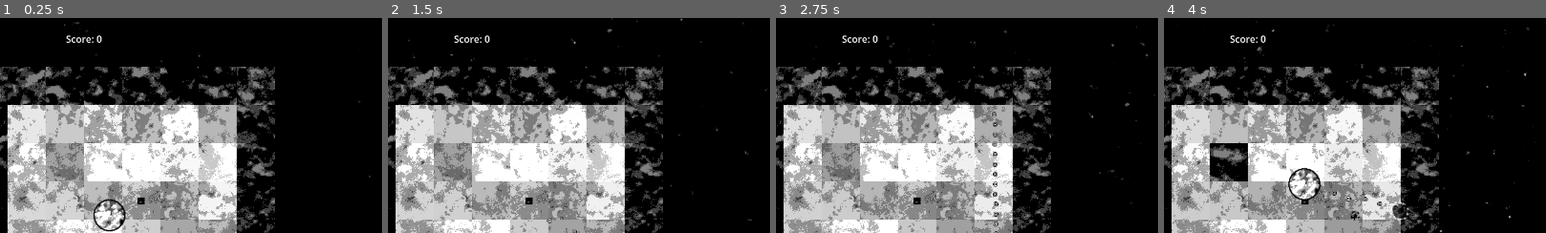
Above: before the commit, frames 1-4 (left to right).
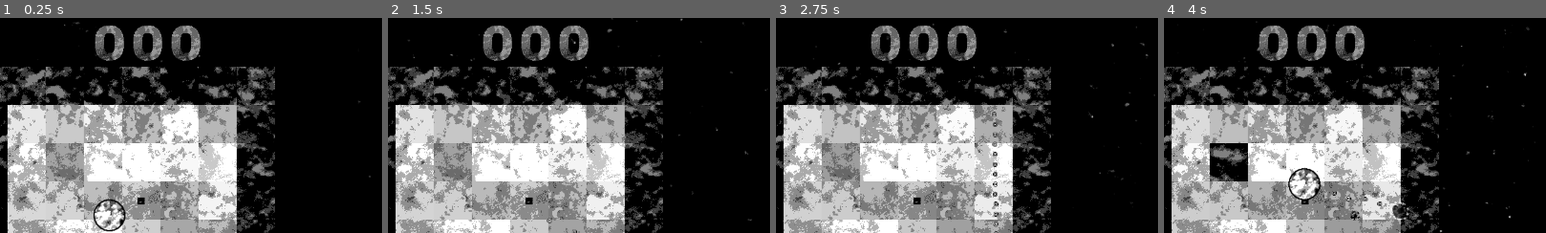
Above: after the commit, the same moments.

Repository: Indivicivet/ludumdare54
Game: Godot game, scene res://ludumdare54.tscn
Same seed, same stepped clock (60 frames per second), same inputs: the game is played once before the commit and once after it.
Inputs (mouse positions are % of the whole screen's width and height, from its top left):
- Up to frame 1 (0.25 s): no input
- Up to frame 2 (1.5 s): move the mouse to (72, 45) at 0.52 s; press the mouse at (72, 45) at 0.53 s; hold Right (right) 0.53-1.28 s; move the mouse to (30, 55) at 1.27 s; release the mouse at (30, 55) at 1.28 s; hold Down (down) from 1.28 s (still down); click (30, 55) at 1.35 s
- Up to frame 3 (2.75 s): move the mouse to (60, 28) at 2.02 s; release Down (down) at 2.03 s; press the mouse at (60, 28) at 2.03 s; hold Right (right) from 2.03 s (still down)
- Up to frame 4 (4 s): move the mouse to (45, 70) at 2.77 s; release Right (right) at 2.78 s; release the mouse at (45, 70) at 2.78 s; hold Up (up) 2.78-3.53 s; click (45, 70) at 2.85 s; move the mouse to (80, 65) at 3.52 s; press the mouse at (80, 65) at 3.53 s; hold Left (left) from 3.53 s (still down)
The pictures show only the part of the screen within x 31-81%, y 4-54%; the shares and areas given below are measured in that part.

The runs differ from the first frame. In frame 1, 2.7% of the frame differs, in the area x 17-53%, y 3-20%; in frame 2, 2.7%; in frame 3, 2.7%; in frame 4, 2.7%.

Commit message:
much better score display

Diff:
--- a/score.tscn
+++ b/score.tscn
@@ -1,13 +1,18 @@
-[gd_scene load_steps=2 format=3 uid="uid://d2mwe78xq0kar"]
+[gd_scene load_steps=3 format=3 uid="uid://d2mwe78xq0kar"]
 
 [ext_resource type="Script" path="res://scripts/score.gd" id="1_pwfah"]
+[ext_resource type="Texture2D" uid="uid://do2wo51nwtb7b" path="res://graphics/font/font0__P2000288.png" id="2_5jkmq"]
 
 [node name="score" type="Node2D"]
 script = ExtResource("1_pwfah")
 
-[node name="RichTextLabel" type="RichTextLabel" parent="."]
-offset_left = -136.0
-offset_top = -19.0
-offset_right = 141.0
-offset_bottom = 21.0
-text = "Score: 0"
+[node name="digits" type="Sprite2D" parent="."]
+position = Vector2(64, 0)
+texture = ExtResource("2_5jkmq")
+
+[node name="tens" type="Sprite2D" parent="."]
+texture = ExtResource("2_5jkmq")
+
+[node name="hundreds" type="Sprite2D" parent="."]
+position = Vector2(-64, 0)
+texture = ExtResource("2_5jkmq")
--- a/scripts/score.gd
+++ b/scripts/score.gd
@@ -4,5 +4,25 @@
 var score = 0
 
 
+@onready var digits = get_node("digits")
+@onready var tens = get_node("tens")
+@onready var hundreds = get_node("hundreds")
+
+@onready var font_digits = [
+	preload("res://graphics/font/font0__P2000288.png"),
+	preload("res://graphics/font/font1__P2000288.png"),
+	preload("res://graphics/font/font2__P2000288.png"),
+	preload("res://graphics/font/font3__P2000288.png"),
+	preload("res://graphics/font/font4__P2000288.png"),
+	preload("res://graphics/font/font5__P2000288.png"),
+	preload("res://graphics/font/font6__P2000288.png"),
+	preload("res://graphics/font/font7__P2000288.png"),
+	preload("res://graphics/font/font8__P2000288.png"),
+	preload("res://graphics/font/font9__P2000288.png"),
+]
+
+
 func _process(_delta):
-	get_node("RichTextLabel").text = "Score: " + str(score)
+	digits.texture = font_digits[score % 10]
+	tens.texture = font_digits[floor(score / 10) % 10]
+	hundreds.texture = font_digits[floor(score / 100) % 10]
